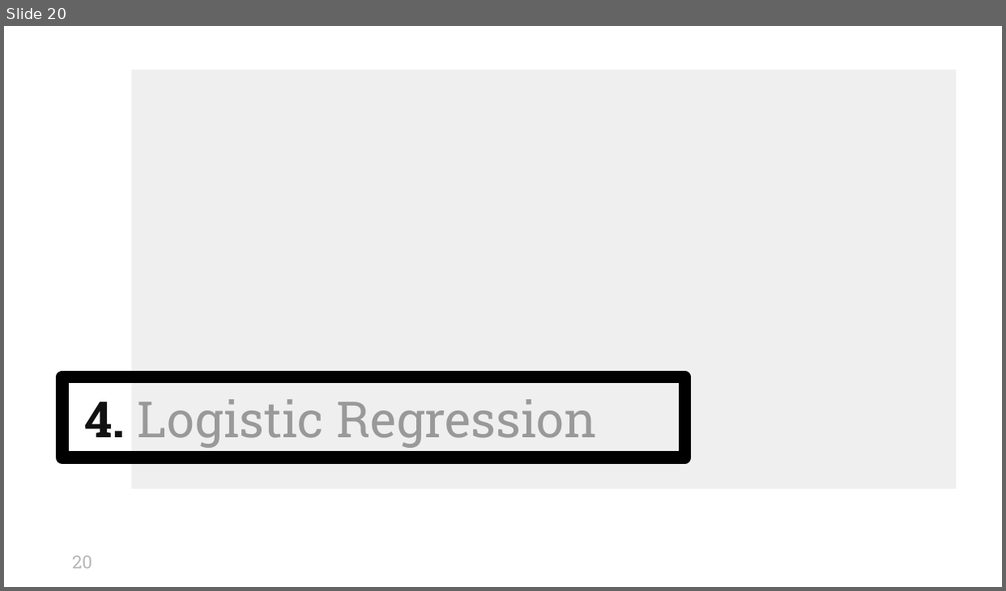
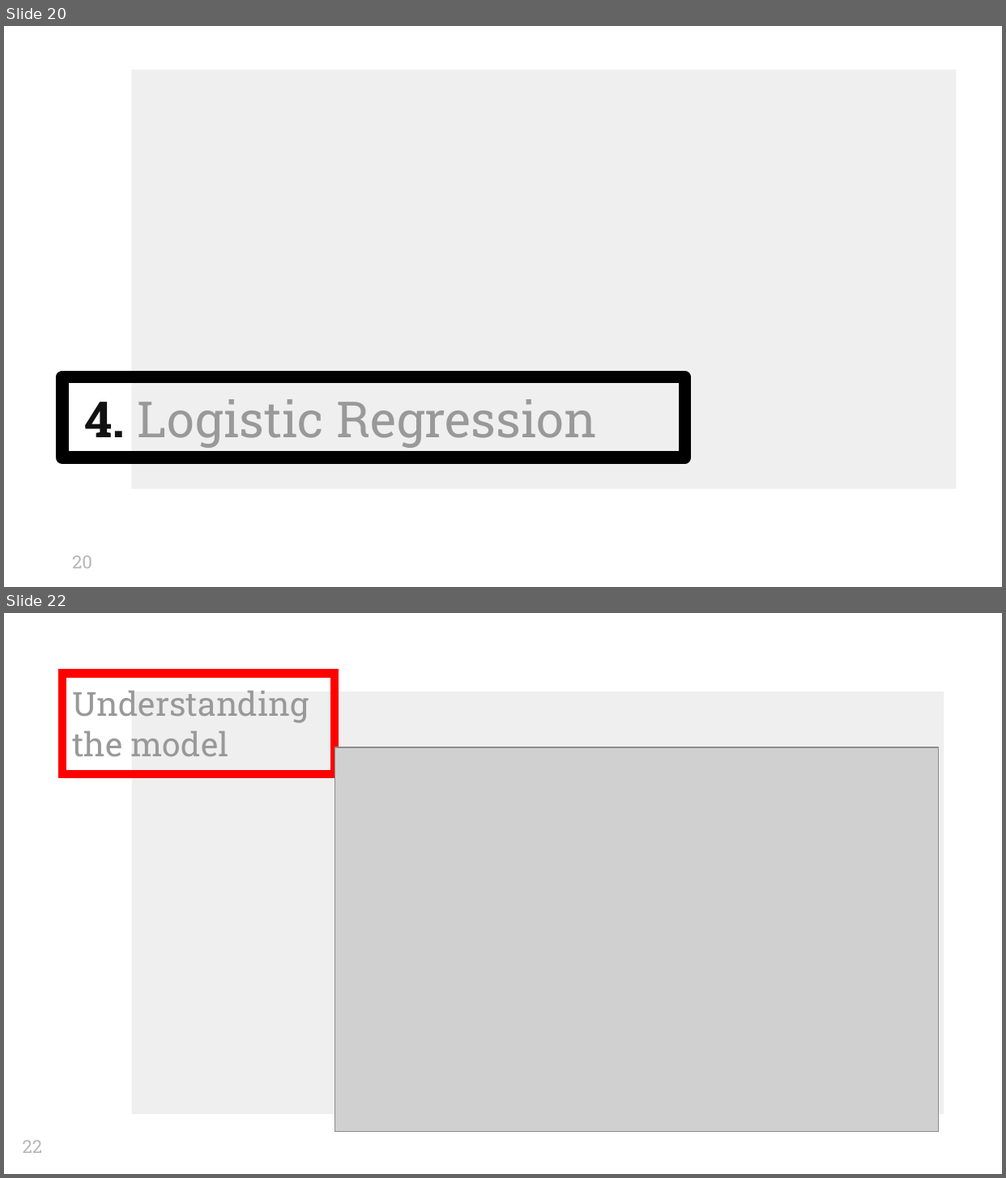
Before and after one commit to simrankota/comp4441_final, a slide deck: final_project_slides_new.pptx. Shown one above the other, each under a label of ours: slide 20 before the commit, slides 20 and 22 after it; the slides between them are not shown. The pictures are 1006x591 and 1006x1178 pixels, drawn with LibreOffice and Linux fonts; fonts in the diff are those of the drawing; grey boxes stand for pictures. Boxes give left, top, right and bottom in pixels: in the first picture for what was removed or moved away, otherwise in the second. Text is boxed around its words. In the diff, an @@ line names an element or a change of style, - is before the commit and + after.

```diff
--- a/final_project_slides_new.pptx
+++ b/final_project_slides_new.pptx
@@ slide 22 added at (x1=4, y1=613, x2=1002, y2=1174), background #FFFFFF @@
@@ title added at (x1=62, y1=673, x2=334, y2=773), outline #FF0000 6 pt, 24 pt, text #999999 @@
+Understanding the model
@@ rectangle added at (x1=132, y1=692, x2=944, y2=1115), fill #EFEFEF @@
@@ picture added at (x1=334, y1=747, x2=938, y2=1132) @@
@@ page number added at (x1=23, y1=1140, x2=43, y2=1153), 13 pt, text #B7B7B7 @@
+22
```
Also in this commit, not shown: 10 slides changed, 2 other slides added, 2 other files.
